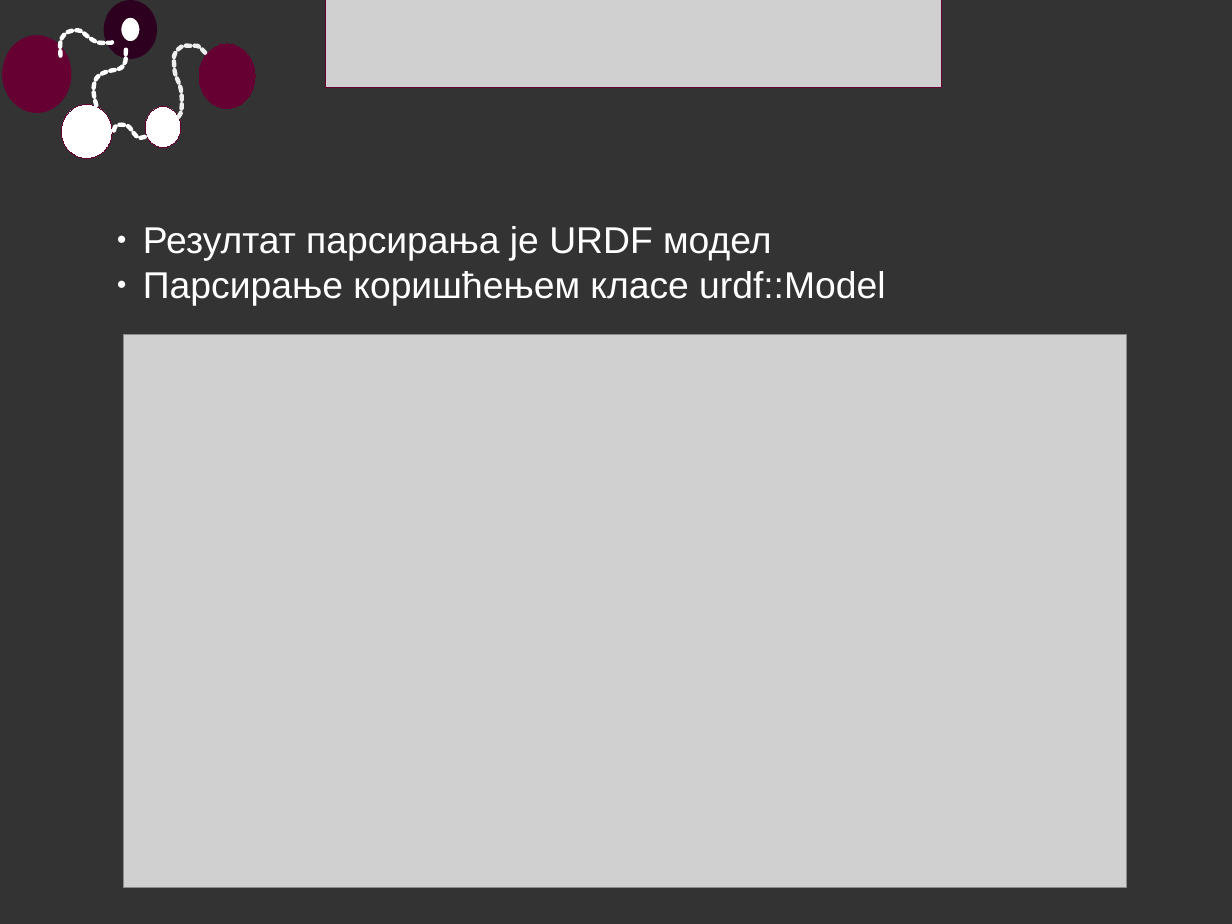
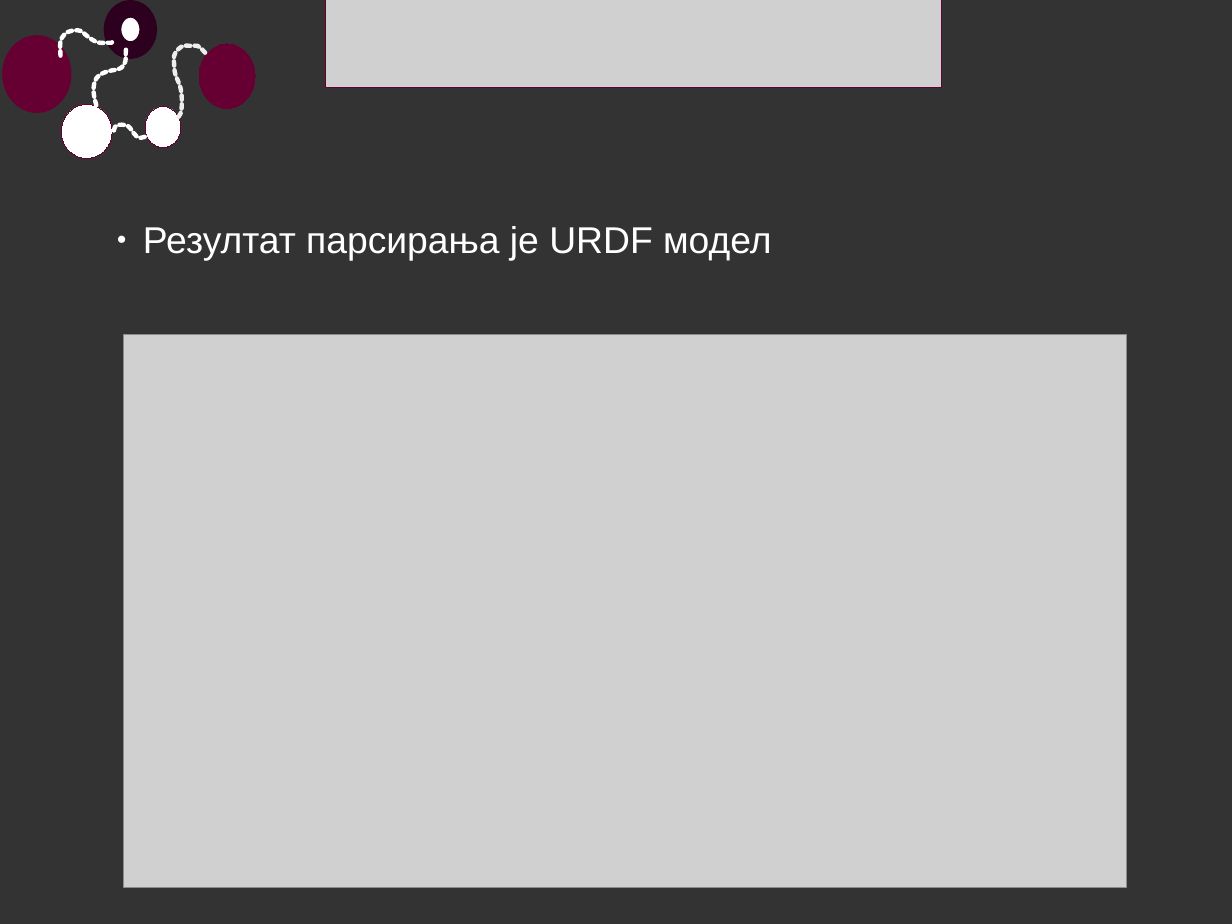
Before and after one commit to alien93/softProj, a slide deck: slide 6 of prezentacija/projekat.odp. Drawn at 1232x924 pixels with LibreOffice and Linux fonts; fonts in the diff are those of the drawing; grey boxes stand for pictures. Boxes give left, top, right and bottom in pixels: in the first picture for what was removed or moved away, otherwise in the second. Text is boxed around its words. In the diff, an @@ line names an element or a change of style, - is before the commit and + after.

```diff
--- a/prezentacija/projekat.odp
+++ b/prezentacija/projekat.odp
@@ text at bbox=[143, 271, 885, 306]: paragraph removed @@
-● Парсирање коришћењем класе urdf::Model
```
Also in this commit, not shown: 2 other slides changed, 3 slides added, 14 slides removed, 6 other files.
